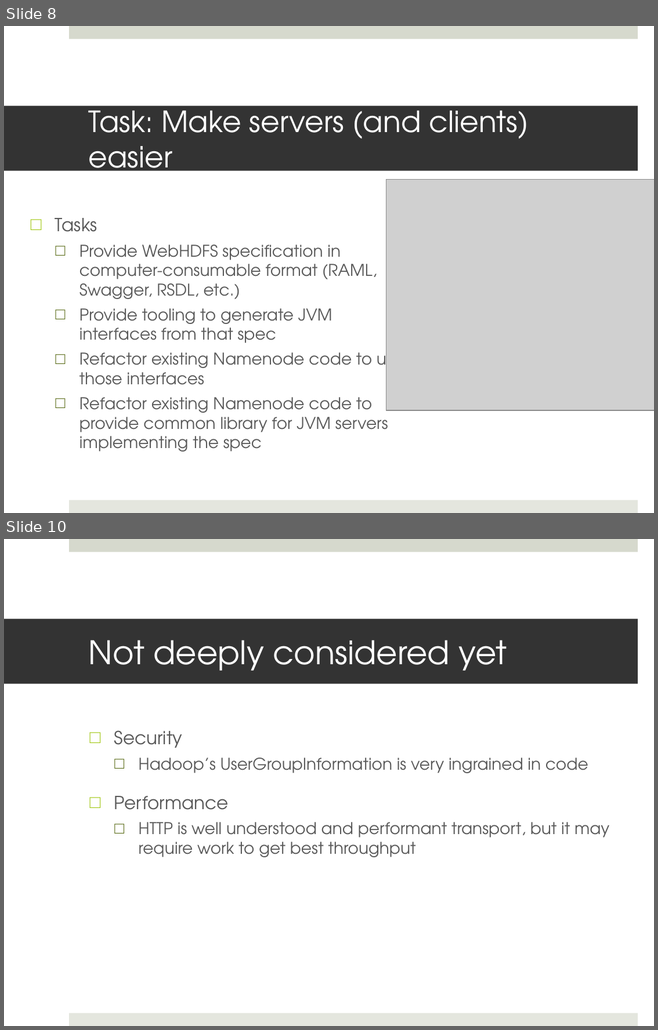
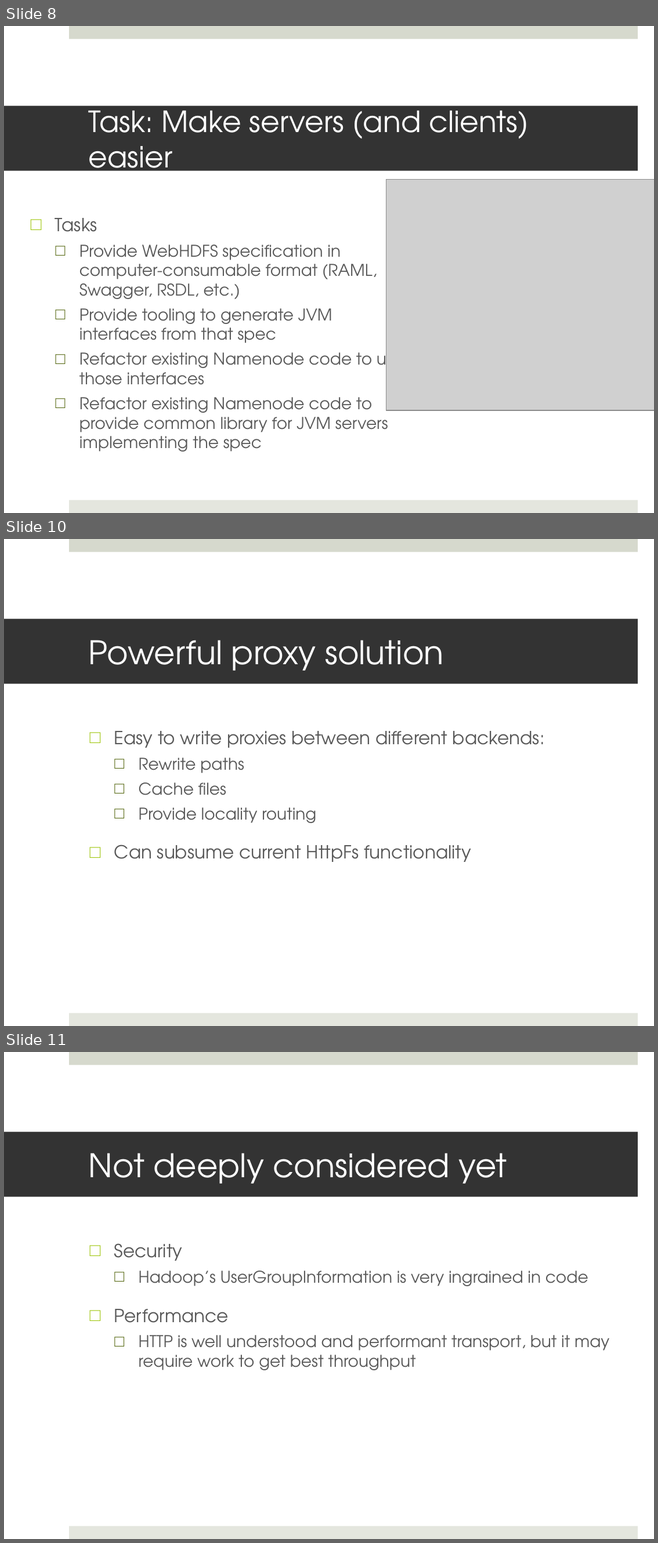
Before and after one commit to lekhat/Test, a slide deck: webrestproposal.pptx. Shown one above the other, each under a label of ours: slides 8 and 10 before the commit, slides 8, 10 and 11 after it; the slides between them are not shown. The pictures are 658x1030 and 658x1543 pixels, drawn with LibreOffice and Linux fonts; fonts in the diff are those of the drawing; grey boxes stand for pictures. Boxes give left, top, right and bottom in pixels: in the first picture for what was removed or moved away, otherwise in the second. Text is boxed around its words. In the diff, an @@ line names an element or a change of style, - is before the commit and + after.

Commit message:
Added proxy slide.

```diff
--- a/webrestproposal.pptx
+++ b/webrestproposal.pptx
@@ slide 10 added at <box>4,539,654,1026</box>, background #FFFFFF; not listed: 2 template elements that a slide beside it also shows @@
@@ title added at <box>4,619,637,684</box>, fill #333333, 36 pt, text #FFFFFF @@
+Powerful proxy solution
@@ text added at <box>114,731,545,862</box>, 20 pt, text #595959 @@
+□ Easy to write proxies between different backends:
+  □ Rewrite paths
+  □ Cache files
+  □ Provide locality routing
+□ Can subsume current HttpFs functionality
@@ what was slide 10 is now slide 11 @@
```
Also in this commit, not shown: 2 slides changed.
